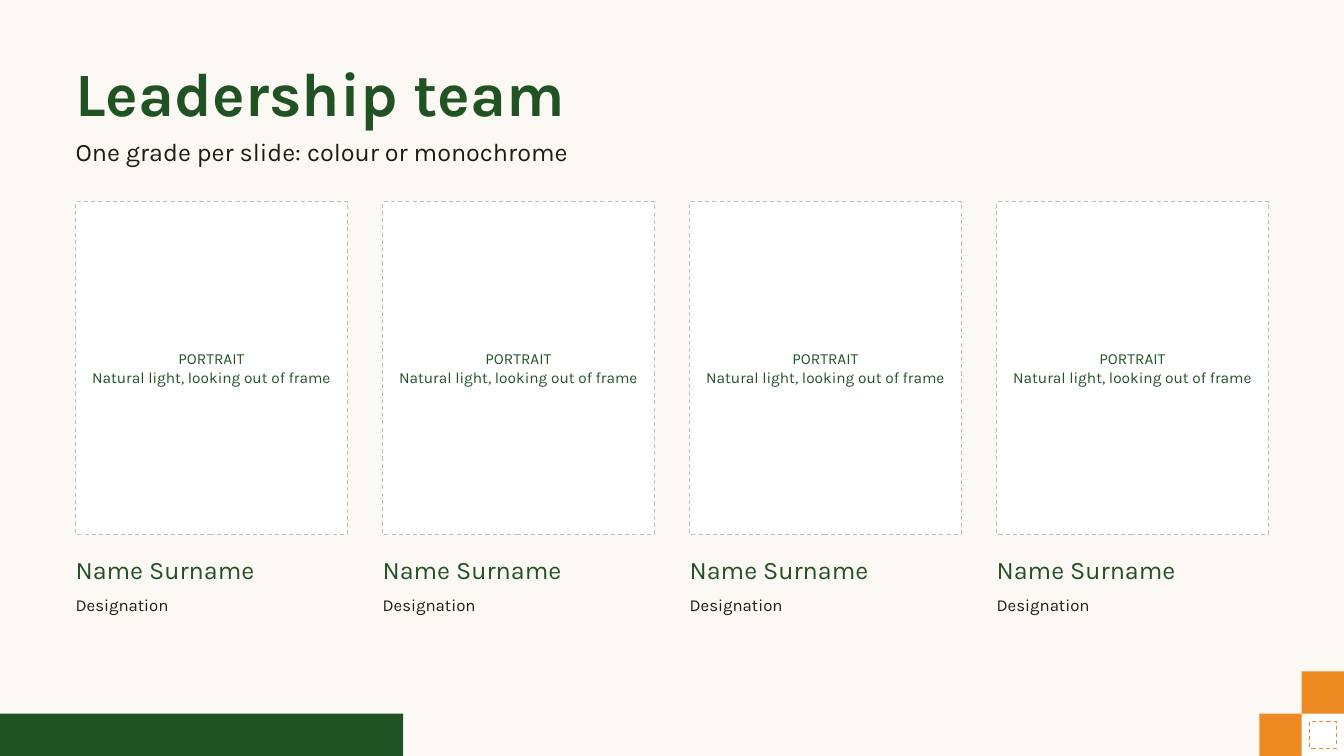
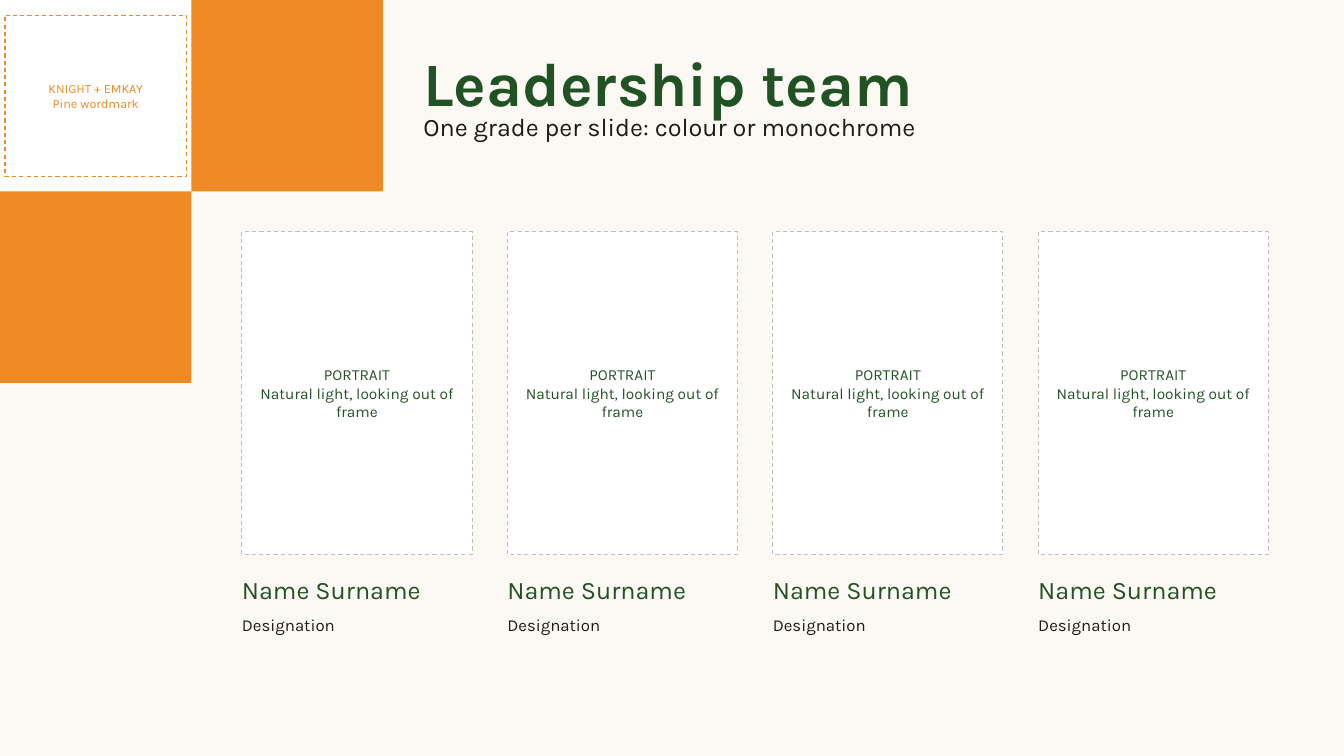
Before and after one commit to soumyakarwa/emkay-ppt-templates, a slide deck: slide 12 of Emkay_Investment_Managers_Template.pptx. Drawn at 1344x756 pixels with LibreOffice and Linux fonts; fonts in the diff are those of the drawing. Boxes give left, top, right and bottom in pixels: in the first picture for what was removed or moved away, otherwise in the second. Text is boxed around its words. In the diff, an @@ line names an element or a change of style, - is before the commit and + after.

```diff
--- a/Emkay_Investment_Managers_Template.pptx
+++ b/Emkay_Investment_Managers_Template.pptx
@@ rectangle added at (0, 0, 192, 192), fill #FFFFFF @@
@@ rectangle added at (5, 15, 187, 176), outline #EE8A22 0.75 pt dashed, 9 pt, text #EE8A22 @@
+KNIGHT + EMKAY
+Pine wordmark
@@ rectangle added at (192, 0, 383, 192), fill #EE8A22 @@
@@ text "Leadership team": place and size @@
-text "Leadership team" at (76, 72, 564, 131)
+text "Leadership team" at (423, 62, 912, 121)
@@ text "One grade per slide: colour ..." rewrapped from (76, 143, 568, 167) to (423, 113, 916, 142) @@
@@ rectangle added at (0, 192, 192, 383), fill #EE8A22 @@
@@ rectangle "PORTRAIT": place and size @@
-rectangle "PORTRAIT" at (76, 202, 348, 534)
+rectangle "PORTRAIT" at (242, 232, 472, 555)
@@ rectangle "PORTRAIT": place and size @@
-rectangle "PORTRAIT" at (383, 202, 655, 534)
+rectangle "PORTRAIT" at (507, 232, 737, 555)
@@ rectangle "PORTRAIT": place and size @@
-rectangle "PORTRAIT" at (690, 202, 962, 534)
+rectangle "PORTRAIT" at (773, 232, 1003, 555)
@@ rectangle "PORTRAIT": place and size @@
-rectangle "PORTRAIT" at (997, 202, 1269, 534)
+rectangle "PORTRAIT" at (1038, 232, 1268, 555)
@@ text "Name Surname": place and size @@
-text "Name Surname" at (76, 563, 254, 580)
+text "Name Surname" at (242, 583, 420, 600)
@@ text "Name Surname": place and size @@
-text "Name Surname" at (383, 563, 561, 580)
+text "Name Surname" at (507, 583, 686, 600)
@@ text "Name Surname": place and size @@
-text "Name Surname" at (690, 563, 868, 580)
+text "Name Surname" at (773, 583, 951, 600)
@@ text "Name Surname": place and size @@
-text "Name Surname" at (997, 563, 1175, 580)
+text "Name Surname" at (1038, 583, 1217, 600)
@@ text "Designation": place and size @@
-text "Designation" at (76, 599, 169, 615)
+text "Designation" at (242, 619, 335, 635)
@@ text "Designation": place and size @@
-text "Designation" at (383, 599, 476, 615)
+text "Designation" at (507, 619, 600, 635)
@@ text "Designation": place and size @@
-text "Designation" at (690, 599, 783, 615)
+text "Designation" at (773, 619, 866, 635)
@@ text "Designation": place and size @@
-text "Designation" at (997, 599, 1090, 615)
+text "Designation" at (1038, 619, 1131, 635)
@@ rectangle removed at (1302, 671, 1344, 714) @@
@@ rectangle removed at (0, 714, 403, 756) @@
@@ rectangle removed at (1259, 714, 1302, 756) @@
@@ rectangle removed at (1302, 714, 1344, 756) @@
@@ rectangle removed at (1310, 722, 1337, 749) @@
```
Also in this commit, not shown: 13 other slides changed, 3 other files.
